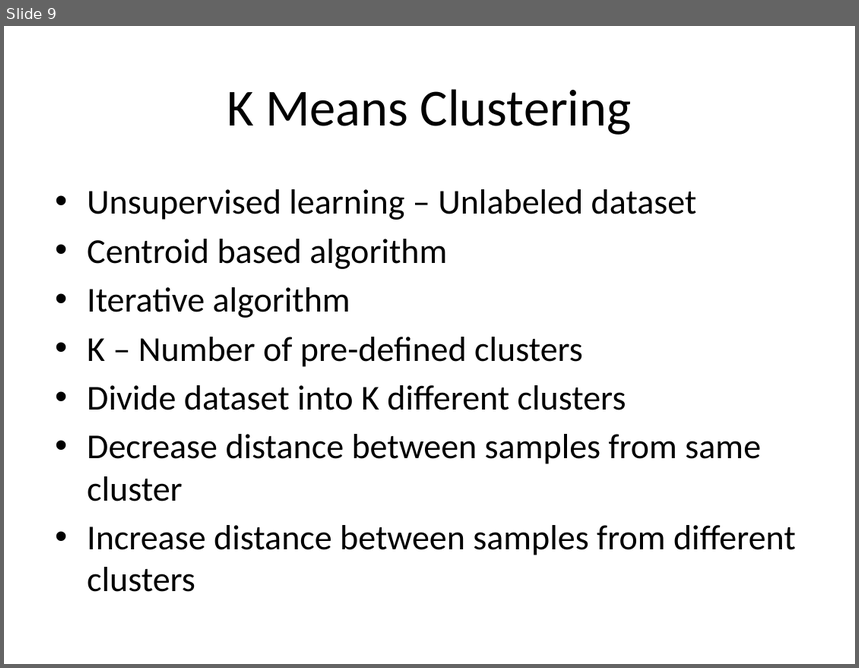
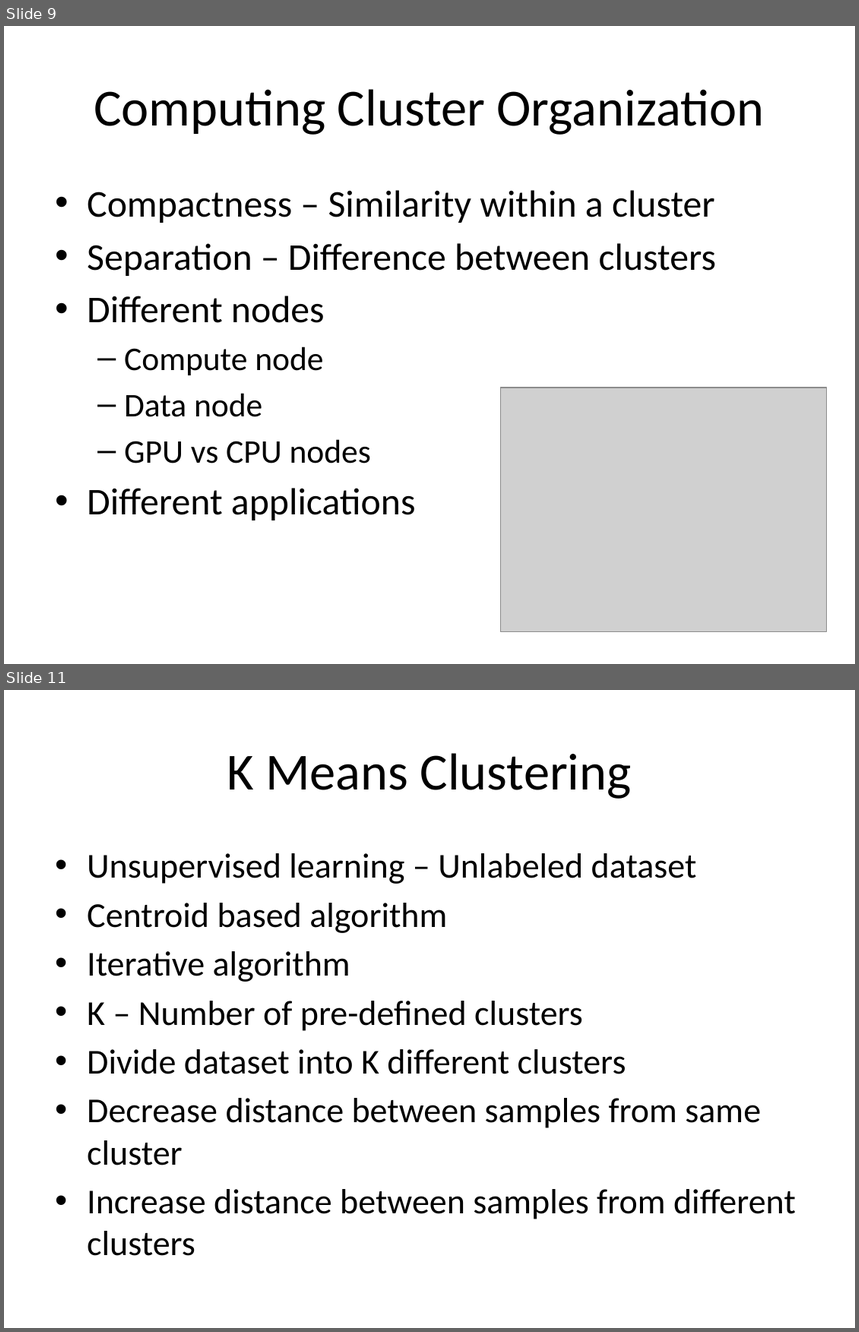
Before and after one commit to look4pritam/ArtificialIntelligence, a slide deck: MachineLearning/K-MeansClustering/K-MeansClustering.pptx. Shown one above the other, each under a label of ours: slide 9 before the commit, slides 9 and 11 after it; the slides between them are not shown. The pictures are 859x668 and 859x1332 pixels, drawn with LibreOffice and Linux fonts; fonts in the diff are those of the drawing; grey boxes stand for pictures. Boxes give left, top, right and bottom in pixels: in the first picture for what was removed or moved away, otherwise in the second. Text is boxed around its words. In the diff, an @@ line names an element or a change of style, - is before the commit and + after.

```diff
--- a/MachineLearning/K-MeansClustering/K-MeansClustering.pptx
+++ b/MachineLearning/K-MeansClustering/K-MeansClustering.pptx
@@ slide 9 added at box(4, 26, 855, 664), background #FFFFFF @@
@@ title added at box(94, 89, 765, 135), 44 pt, text #000000 @@
+Computing Cluster Organization
@@ text added at box(87, 190, 716, 521), 32 pt, text #000000 @@
+• Compactness – Similarity within a cluster
+• Separation – Difference between clusters
+• Different nodes
+  – Compute node
+  – Data node
+  – GPU vs CPU nodes
+• Different applications
@@ picture added at box(500, 388, 826, 632) @@
@@ text added at box(4, 633, 174, 664), 16 pt, text #FF0000, bold @@
+Image ack – Google
@@ what was slide 9 is now slide 11 @@
```
Also in this commit, not shown: 5 slides changed, 1 other slide added, 1 other file.
